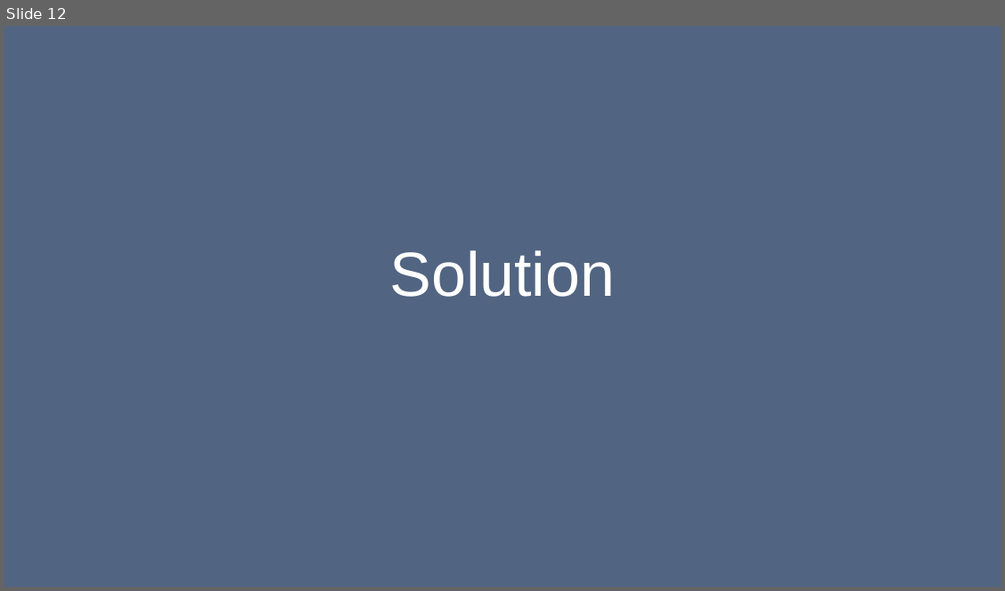
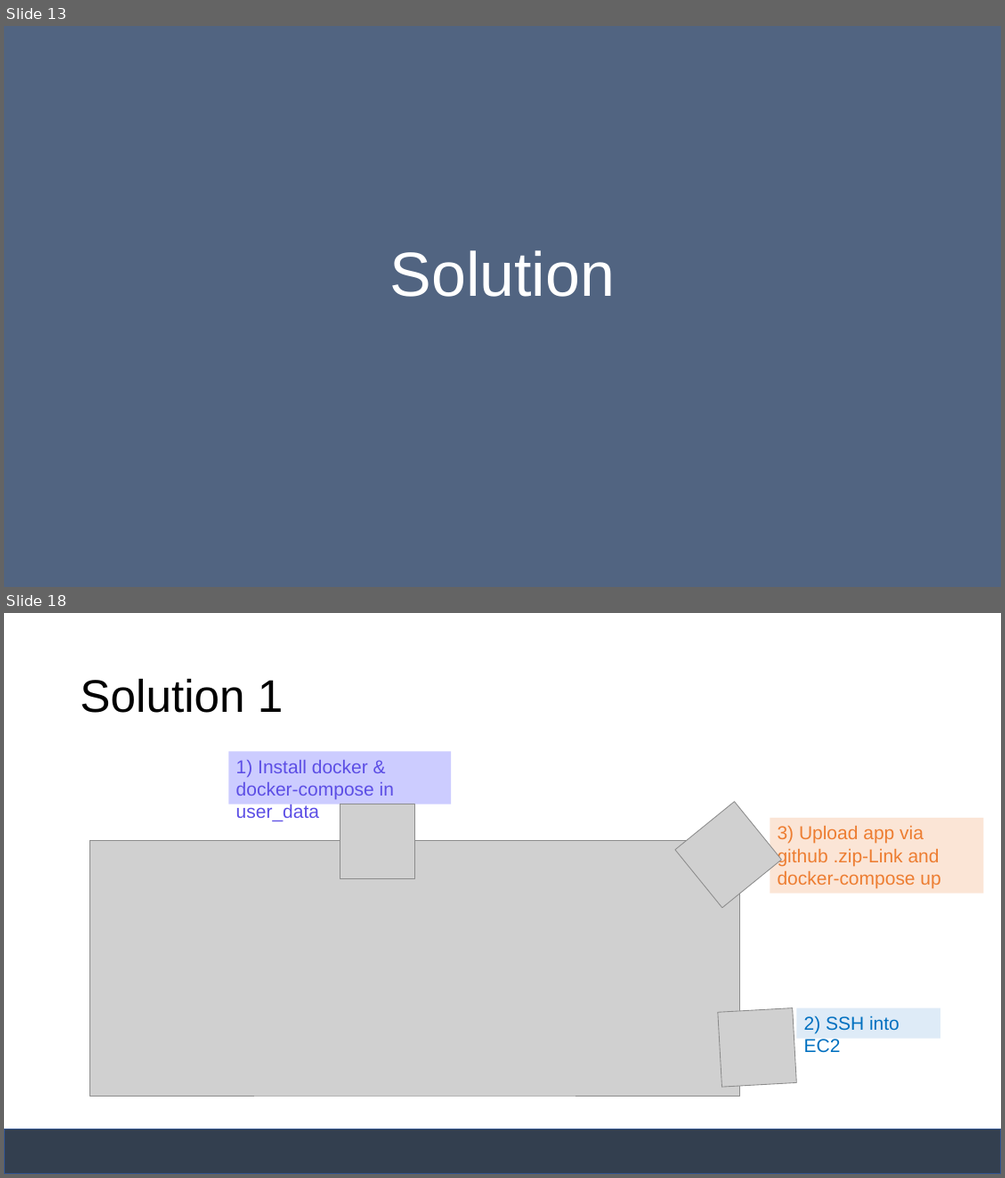
Before and after one commit to janakaras/docker-in-the-cloud, a slide deck: Project Presentation.pptx. Shown one above the other, each under a label of ours: slide 12 before the commit, slides 13 and 18 after it; the slides between them are not shown. The pictures are 1005x591 and 1005x1178 pixels, drawn with LibreOffice and Linux fonts; fonts in the diff are those of the drawing; grey boxes stand for pictures. Boxes give left, top, right and bottom in pixels: in the first picture for what was removed or moved away, otherwise in the second. Text is boxed around its words. In the diff, an @@ line names an element or a change of style, - is before the commit and + after.

```diff
--- a/Project Presentation.pptx
+++ b/Project Presentation.pptx
@@ slide 18 added at (4, 613, 1001, 1174), background #FFFFFF @@
@@ title added at (80, 678, 283, 713), 44 pt, text #000000 @@
+Solution 1
@@ rectangle added at (229, 751, 451, 804), fill #CCCCFF, 18 pt, text #5C4EE5 @@
+1) Install docker & docker-compose in user_data
@@ picture added at (340, 804, 414, 879) @@
@@ picture added at (675, 802, 782, 908) @@
@@ rectangle added at (769, 818, 984, 893), fill #FBE5D6, 18 pt, text #ED7D31 @@
+3) Upload app via github .zip-Link and docker-compose up
@@ picture added at (90, 841, 739, 1096) @@
@@ picture added at (718, 1008, 796, 1086) @@
@@ rectangle added at (797, 1008, 940, 1038), fill #DEEBF7, 18 pt, text #0070C0 @@
+2) SSH into EC2
@@ rectangle added at (4, 1129, 1001, 1174), fill #333F50, outline #325491 1 pt @@
@@ what was slide 12 is now slide 13 @@
```
Also in this commit, not shown: 8 slides changed, 8 other slides added, 3 slides removed.
